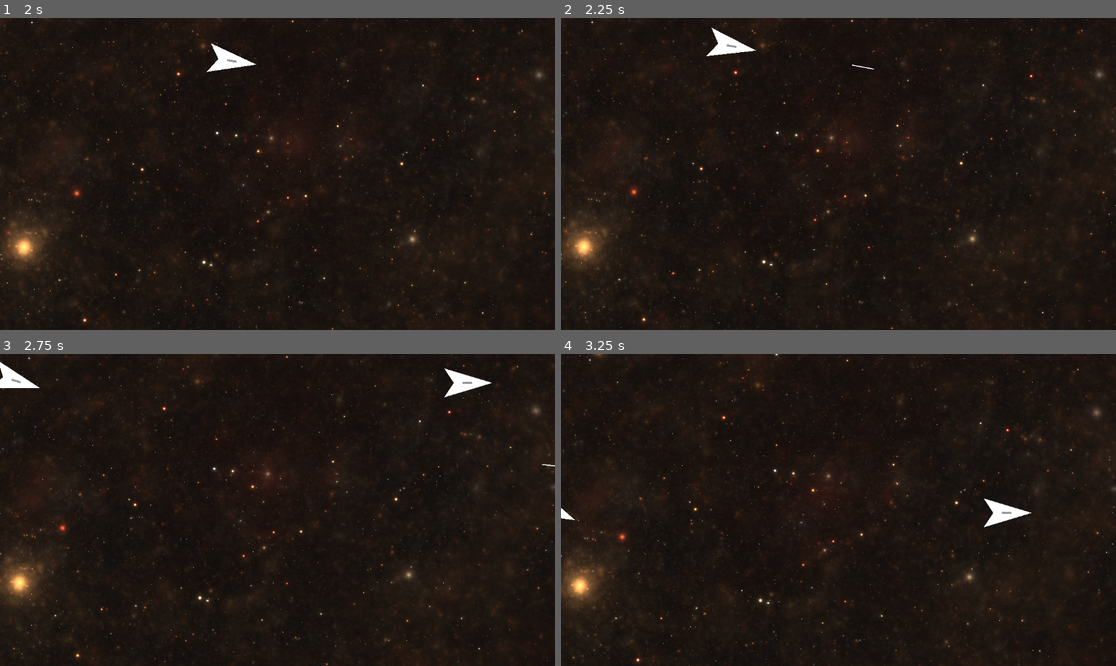
Above: before the commit, frames 1-4 (two rows, left to right).
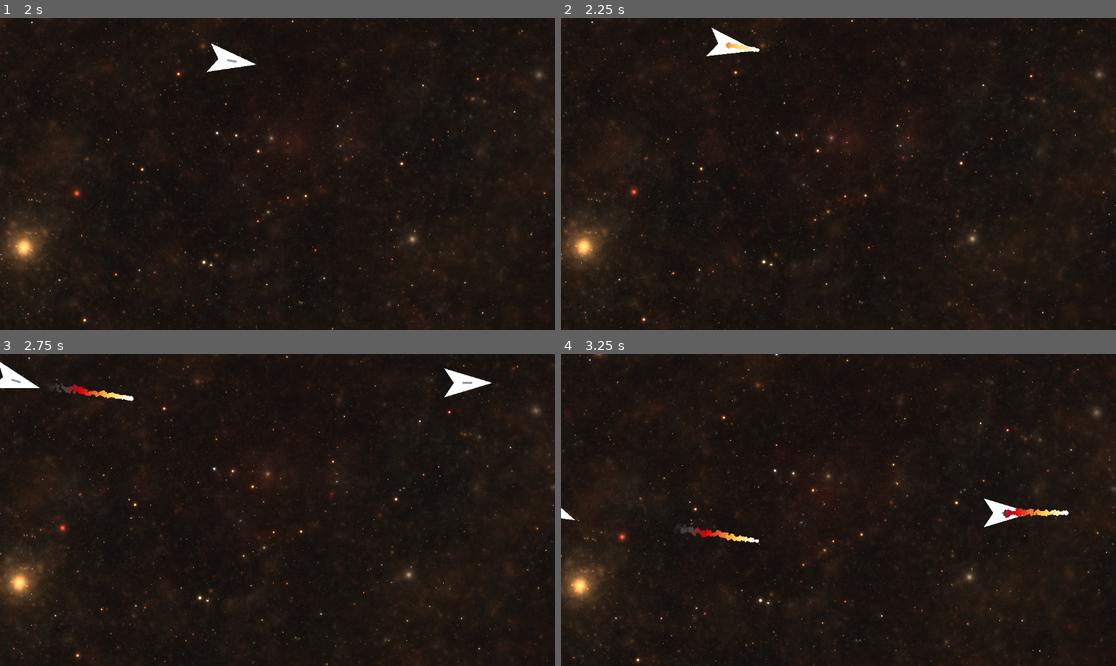
Above: after the commit, the same moments.

Repository: FKD13/Void-Protocol
Game: Godot game, scene res://root.tscn
The game is run twice, just before and just after one commit, with the same random seed, the same clock (stepped at 60 frames per second) and the same inputs.
Inputs:
- Up to frame 1 (2 s): tap Enter at 0.5 s; hold Right (ui_right) 0.53-1.28 s; hold K 0.53-1.28 s; tap Space at 0.77, 1.52 s; hold Down (ui_down) from 1.28 s (still down); tap J at 1.35 s
- Up to frame 2 (2.25 s): release Down (ui_down) at 2.03 s; hold Right (ui_right) from 2.03 s (still down); hold L from 2.03 s (still down)
- Up to frame 3 (2.75 s): keep holding Right (ui_right); keep holding L
- Up to frame 4 (3.25 s): release Right (ui_right) at 2.78 s; release L at 2.78 s; hold Up (ui_up) from 2.78 s (still down); tap M at 2.85 s; tap Space at 3.02 s

Frame 1 is identical in both runs. In frame 2, 0.1% of the frame differs, in the area x 29-57%, y 7-17%; in frame 3, 0.3%; in frame 4, 0.5%, in the area x 20-92%, y 49-61%.

Commit message:
particlessss

Diff:
--- a/bullet.gd
+++ b/bullet.gd
@@ -6,11 +6,7 @@
 	_origin = origin
 	apply_central_force(force*Vector2(cos(direction), sin(direction)))
 
-func _ready() -> void:
-	contact_monitor = true
-	max_contacts_reported = 2
-	body_entered.connect(_on_collision)
-
 func _on_collision(body):
 	if body != _origin:
-		body.queue_free()
+		body.get_node("Explosion").emitting=true
+		#body.queue_free()
--- a/bullet.tscn
+++ b/bullet.tscn
@@ -1,17 +1,48 @@
-[gd_scene load_steps=3 format=3 uid="uid://c0qlmobmwsixb"]
+[gd_scene load_steps=5 format=3 uid="uid://c0qlmobmwsixb"]
 
 [ext_resource type="Script" path="res://bullet.gd" id="1_q3wm2"]
 
 [sub_resource type="RectangleShape2D" id="RectangleShape2D_bny71"]
-size = Vector2(44, 2)
+size = Vector2(8, 8)
+
+[sub_resource type="Curve" id="Curve_ikj05"]
+min_value = -360.0
+max_value = 360.0
+_data = [Vector2(0, 1), 0.0, 0.0, 0, 0, Vector2(1, 360), 1311.27, 0.0, 0, 0]
+point_count = 2
+
+[sub_resource type="Gradient" id="Gradient_k3y8j"]
+offsets = PackedFloat32Array(0, 0.247839, 0.599424, 0.778098, 1)
+colors = PackedColorArray(1, 1, 1, 1, 1, 0.821765, 0.311124, 1, 0.843531, 0, 0.0403774, 1, 0.267304, 0.267304, 0.267304, 1, 0.267, 0.267, 0.267, 0)
 
 [node name="Bullet" type="RigidBody2D"]
-collision_layer = 0
-mass = 0.1
+collision_layer = 2
+collision_mask = 2
+mass = 0.5
 script = ExtResource("1_q3wm2")
 
 [node name="CollisionShape2D" type="CollisionShape2D" parent="."]
 shape = SubResource("RectangleShape2D_bny71")
 
+[node name="Area2D" type="Area2D" parent="."]
+
+[node name="CollisionShape2D2" type="CollisionShape2D" parent="Area2D"]
+shape = SubResource("RectangleShape2D_bny71")
+
 [node name="Polygon2D" type="Polygon2D" parent="."]
-polygon = PackedVector2Array(23, -1, 23, 1, 0, 1, -23, 1, -23, -1, 0, -1)
+polygon = PackedVector2Array(3, -3, 4, 0, 3, 3, 0, 4, -3, 3, -4, 0, -3, -3, 0, -4)
+
+[node name="CPUParticles2D" type="CPUParticles2D" parent="."]
+amount = 64
+lifetime = 0.5
+direction = Vector2(-1, 0)
+gravity = Vector2(0, 0)
+initial_velocity_min = 20.0
+initial_velocity_max = 30.0
+angle_max = 720.0
+angle_curve = SubResource("Curve_ikj05")
+scale_amount_min = 4.0
+scale_amount_max = 10.0
+color_ramp = SubResource("Gradient_k3y8j")
+
+[connection signal="body_entered" from="Area2D" to="." method="_on_collision"]
--- a/ship.tscn
+++ b/ship.tscn
@@ -1,6 +1,10 @@
-[gd_scene load_steps=2 format=3 uid="uid://hcfc0itylfhd"]
+[gd_scene load_steps=3 format=3 uid="uid://hcfc0itylfhd"]
 
 [ext_resource type="Script" path="res://rigid_body_2d.gd" id="1_pmm3k"]
+
+[sub_resource type="Gradient" id="Gradient_w3y7l"]
+offsets = PackedFloat32Array(0, 0.631124, 0.824207, 1)
+colors = PackedColorArray(1, 1, 1, 1, 0.548165, 0.548165, 0.548165, 1, 0.443, 0.443, 0.443, 0.902, 0.368, 0.368, 0.368, 0)
 
 [node name="Ship" type="RigidBody2D"]
 mass = 4.0
@@ -18,3 +22,19 @@
 scale = Vector2(2, 2)
 color = Color(0.587078, 0.587078, 0.587078, 1)
 polygon = PackedVector2Array(9, 1, -1, 1, -1, -1, 9, -1)
+
+[node name="Explosion" type="CPUParticles2D" parent="."]
+emitting = false
+amount = 64
+lifetime = 20.0
+one_shot = true
+explosiveness = 1.0
+local_coords = true
+spread = 180.0
+gravity = Vector2(0, 0)
+initial_velocity_max = 241.66
+angular_velocity_min = -40.0
+angular_velocity_max = 40.0
+scale_amount_min = 4.0
+scale_amount_max = 15.0
+color_ramp = SubResource("Gradient_w3y7l")
